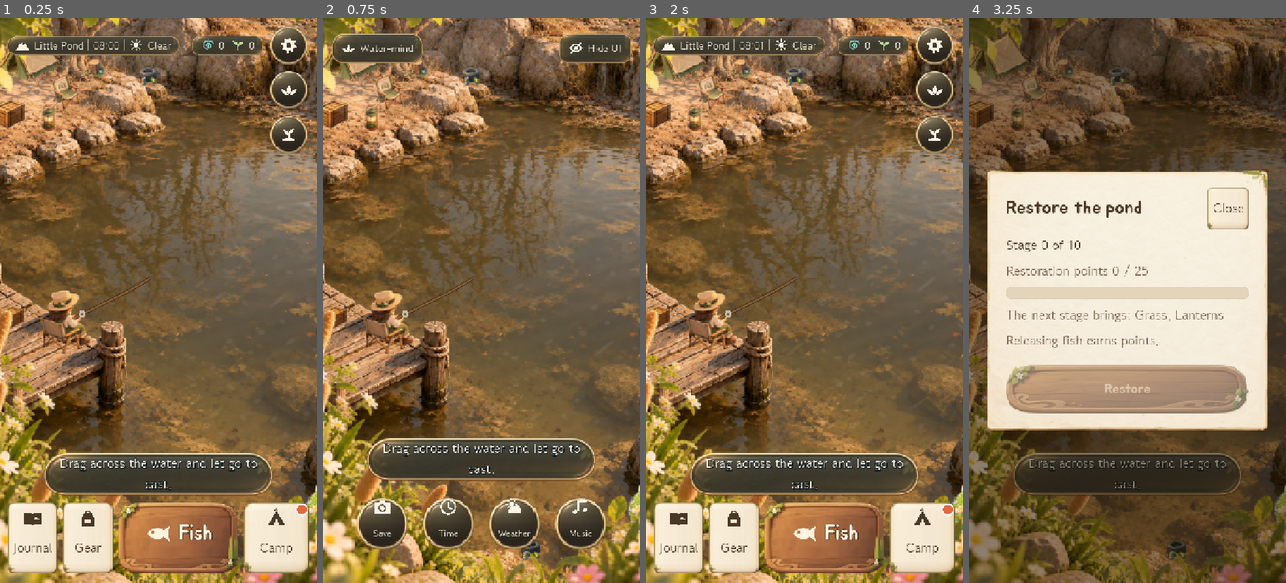
Above: before the commit, frames 1-4 (left to right).
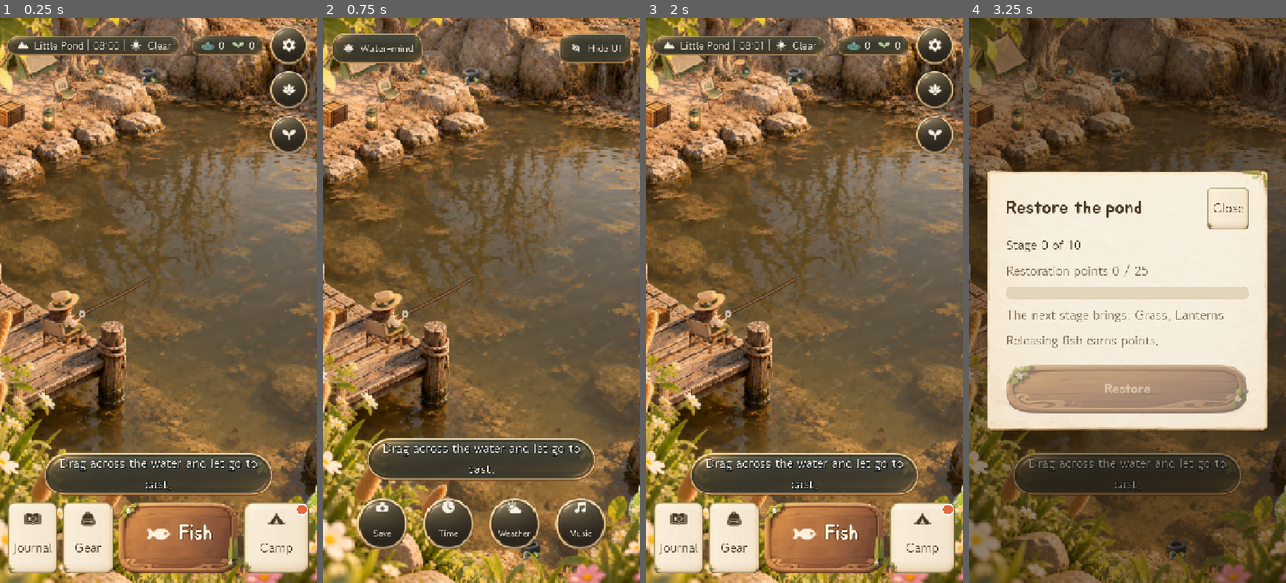
Above: after the commit, the same moments.

Repository: jeiel85/ripple-garden
Game: Godot game, scene res://world/game_root.tscn
Same seed, same stepped clock (60 frames per second), same inputs: the game is played once before the commit and once after it.
Inputs (mouse positions are in pixels of both pictures, inside the frame that each line leads up to):
- Up to frame 1 (0.25 s): no input
- Up to frame 2 (0.75 s): click (611, 91) at 0.52 s
- Up to frame 3 (2 s): click "Water-mind" at 1.25 s
- Up to frame 4 (3.25 s): click (1257, 136) at 2.02 s; tap Enter at 2.75 s; drag from (1127, 300) to (1159, 176) at 2.77 s

The runs differ from the first frame. In frame 1, 0.5% of the frame differs, in the area x 4-94%, y 3-93%; in frame 2, 0.4%; in frame 3, 0.5%; in frame 4, nothing differs.

Commit message:
feat(ui): 아이콘 한 벌을 그림으로 — Codex로 만든 흰색 단색 PNG 58개
- godot/ui/icons/*.png 58개(128px): 사용자가 만든 11개 + Codex CLI(gpt-5.6-luna, 추론 low)로 만든 47개
- UiIcons: 같은 이름의 PNG가 있으면 그것을, 없으면 기존 SVG를 불러옴(토글·드롭다운 화살표 3개는 SVG 그대로)
- tools/import_icons.py: 요청서 이름을 게임 이름에 맞추고(fishing→fish 등) 128px로 줄여 넣음
- 가늘거나 복잡하거나 배경 무늬가 박힌 7개(특수·미끼·릴·낚싯대·서명·자·축소)는 굵고 단순하게 다시 만듦
- 테스트: 배포 그림 목록에 아이콘 전체 추가
- 요청서·출처 기록·BACKLOG 갱신

Co-Authored-By: Claude Sonnet 5.5 <noreply@anthropic.com>

Diff:
--- a/godot/tests/unit/test_art_library.gd
+++ b/godot/tests/unit/test_art_library.gd
@@ -44,6 +44,8 @@
 	for hat in ["acc_bucket_hat", "acc_river_cap", "acc_starry_hat"]:
 		assert_not_null(ArtLibrary.texture("hats", hat), "Asset Drop 13: %s" % hat)
 	assert_not_null(ArtLibrary.texture("map", "map_background"), "Asset Drop 14")
+	for icon_name in UiIcons.NAMES:
+		assert_true(ResourceLoader.exists(UiIcons.DIR + icon_name + ".png"), "the drawn icon set has %s" % icon_name)
 	for region_id in ContentDB.regions:
 		assert_not_null(ArtLibrary.texture("map", "map_island_" + region_id), "Asset Drop 12: %s" % region_id)
 	for moment_id in ContentDB.moments:
--- a/godot/ui/ui_icons.gd
+++ b/godot/ui/ui_icons.gd
@@ -1,7 +1,7 @@
 class_name UiIcons
 extends RefCounted
 
-## The icon set (res://ui/icons, drawn by tools/generate_ui_icons.py). Icons are white silhouettes;
+## The icon set (res://ui/icons: drawn PNGs from tools/import_icons.py, else the SVGs of tools/generate_ui_icons.py). Icons are white silhouettes;
 ## controls tint them, so one picture serves cream buttons (dark brown) and dark pills (cream).
 ## Asking for a name that is not in NAMES is a programming error: it is reported and an empty
 ## texture comes back, so a typo never crashes a screen.
@@ -26,7 +26,9 @@
 	if not has_icon(icon_name):
 		push_error("UiIcons: unknown icon '%s'" % icon_name)
 		return PlaceholderTexture2D.new()
-	var loaded: Texture2D = load(DIR + icon_name + ".svg")
+	# The drawn icon set (PNG, tools/import_icons.py) replaces the coded SVG of the same name.
+	var picture := DIR + icon_name + ".png"
+	var loaded: Texture2D = load(picture) if ResourceLoader.exists(picture) else load(DIR + icon_name + ".svg")
 	_cache[icon_name] = loaded
 	return loaded
 
Binary file added: godot/ui/icons/back.png
Not shown, added: godot/ui/icons/back.png.import
Binary file added: godot/ui/icons/bag.png
Not shown, added: godot/ui/icons/bag.png.import
Binary file added: godot/ui/icons/bait.png
Not shown, added: godot/ui/icons/bait.png.import
Binary file added: godot/ui/icons/bite.png
Not shown, added: godot/ui/icons/bite.png.import
Binary file added: godot/ui/icons/calendar.png
Not shown, added: godot/ui/icons/calendar.png.import
Binary file added: godot/ui/icons/camera.png
Not shown, added: godot/ui/icons/camera.png.import
(and 108 more such lines)
